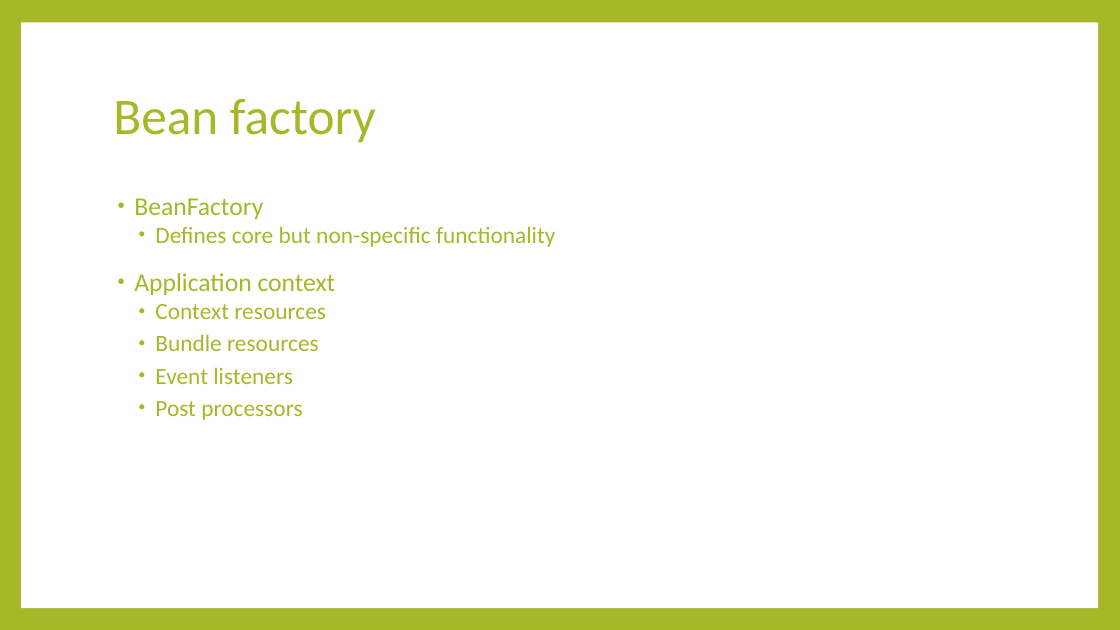
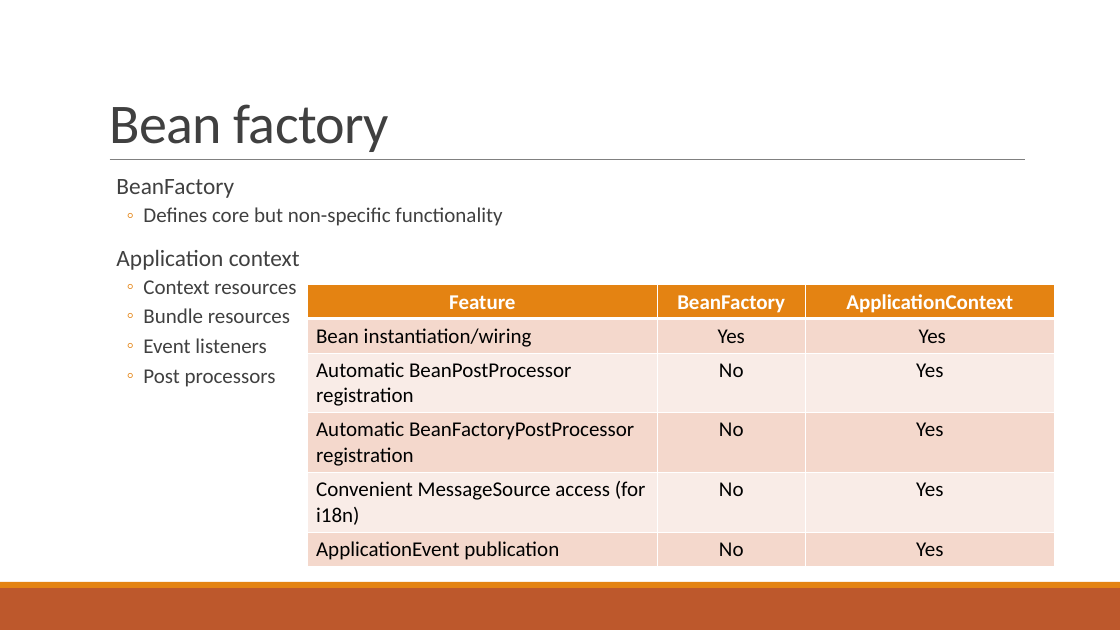
Before and after one commit to minhcnrs/JAVA_Course_Spring_Training, a slide deck: slide 35 of course/Spring-Day2.pptx (slide 33 before the commit). Drawn at 1120x630 pixels with LibreOffice and Linux fonts; fonts in the diff are those of the drawing. Boxes give left, top, right and bottom in pixels: in the first picture for what was removed or moved away, otherwise in the second. Text is boxed around its words. In the diff, an @@ line names an element or a change of style, - is before the commit and + after.

```diff
--- a/course/Spring-Day2.pptx
+++ b/course/Spring-Day2.pptx
@@ background #A6B727 to #FFFFFF @@
@@ rectangle removed at (21, 23, 1098, 608) @@
@@ title "Bean factory" at (109, 104, 389, 152): size 44 to 48 pt, text colour #A6B727 to #404040, letter spacing 0 to -0.5 pt; line spacing 0.9 to 0.85; vertical alignment middle to bottom @@
@@ text "BeanFactory": place and size @@
-text "BeanFactory" at (134, 198, 555, 420)
+text "BeanFactory" at (116, 179, 502, 387)
@@ text "BeanFactory" at (116, 179, 502, 387): size 22 to 20 pt in "BeanFactory", "Application context"; text colour #A6B727 to #404040; size 20 to 18 pt in "Defines core but non-specific functionality", "Context resources", "Bundle resources", "Event listeners" and 1 more places; bullet • to  ; bullet colour #A6B727 to #E48312; bullet • to ◦ @@
@@ line added from (110, 160) to (1026, 160), #808080 0.5 pt @@
@@ table added at (308, 285, 1054, 564), 6 rows, 3 columns @@
+Feature | BeanFactory | ApplicationContext
+Bean instantiation/wiring | Yes | Yes
+Automatic BeanPostProcessor registration | No | Yes
+Automatic BeanFactoryPostProcessor registration | No | Yes
+Convenient MessageSource access (for i18n) | No | Yes
+ApplicationEvent publication | No | Yes
@@ rectangle added at (0, 588, 1120, 630), fill #BD582C @@
@@ rectangle added at (0, 582, 1120, 588), fill #E48312 @@
```
Also in this commit, not shown: 57 other slides changed, 3 slides added, 2 slides removed, 23 other files.
